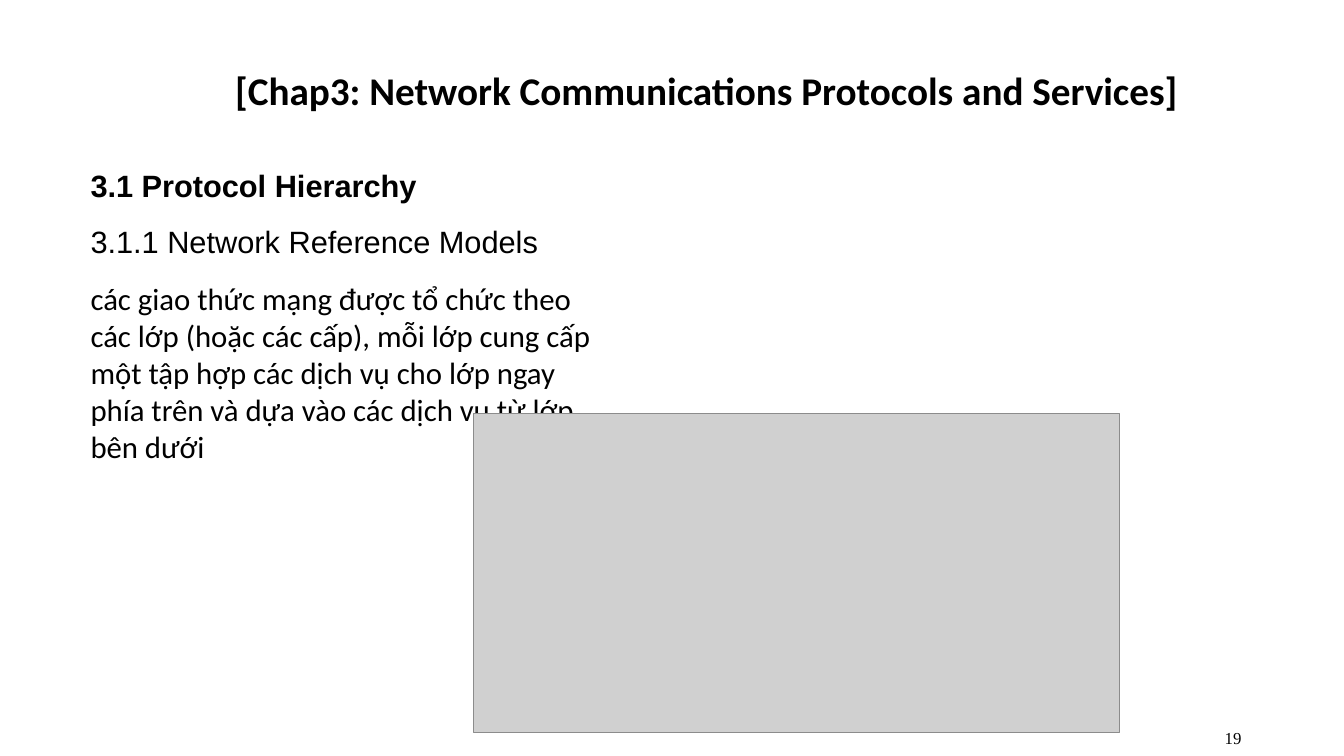
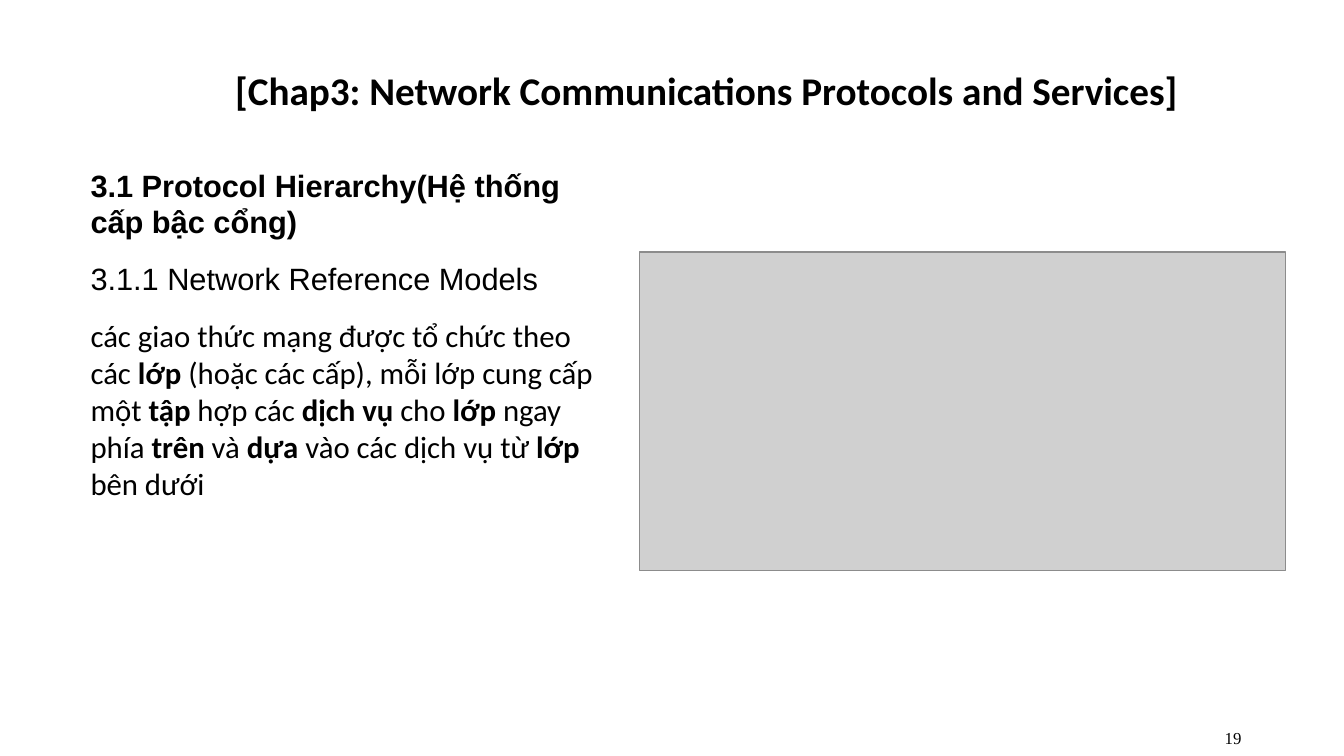
Before and after one commit to quang-vn26/Advanced-Network-Programming-Tieng-Viet-, a slide deck: slide 19 of pp1.pptx. Drawn at 1344x756 pixels with LibreOffice and Linux fonts; fonts in the diff are those of the drawing; grey boxes stand for pictures; background and template pictures are left out. Boxes give left, top, right and bottom in pixels: in the first picture for what was removed or moved away, otherwise in the second. Text is boxed around its words. In the diff, an @@ line names an element or a change of style, - is before the commit and + after.

```diff
--- a/pp1.pptx
+++ b/pp1.pptx
@@ text at (91, 173, 560, 239): text changed @@
-3.1 Protocol Hierarchy
+3.1 Protocol Hierarchy(Hệ thống cấp bậc cổng)
@@ picture: place and size @@
-picture at (474, 413, 1120, 732)
+picture at (640, 252, 1287, 571)
@@ text at (91, 323, 593, 496): bold on in "lớp tập dịch vụ lớp trên dựa ..." @@
```
Also in this commit, not shown: 15 other slides changed, 11 slides added, 2 slides removed.
